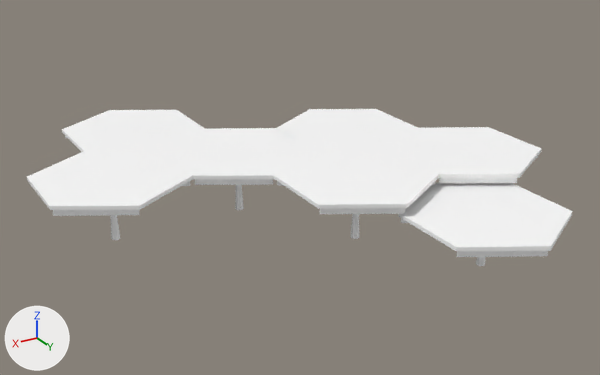
What one commit did to the FBX model Assets/Art/Static Meshes/City/Buildings/Unique/SM_PublicBathroom_Canopy.fbx.
Before and after are seen from a 50 mm camera at (55.5, 62.2, 39.7) aimed at (12.5, -9.5, 3.9). Every picture has the same lights, and +X, +Y and +Z are marked at lower left. The picture after the commit comes second. Where no turn or scale is listed for an object, it has been applied to the vertices.

Names of what the first picture shows: 'SM_PublicBathroom_Canopy'.
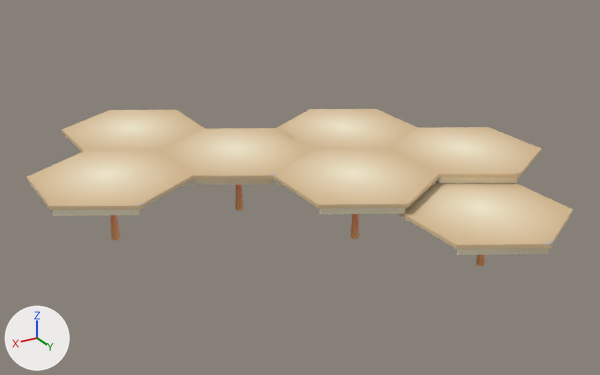
Where the newer file only moved an object's origin or applied its transform, the numbers keep the older frame.

Location of each change, (x1, y1, x2, y2) in pixels of the pictures (600 x 375 px):
'SM_PublicBathroom_Canopy', recoloured (white to beige)
    both: (27, 109, 573, 266)

What the commit changed:
Picture 'T_Atlas_Buildings_BC.png' (img_t_atlas_buildings_bc_png) is new.
Material 'Material #36.076' (mat_material__36_076) is new.
Its texture is img_t_atlas_buildings_bc_png.
Its roughness is 0.553.
me_mesh_003 has 582 vertices, 536 faces and spans x -24.1..27.2, y -26.4..27.4, z 0.0..7.2.
me_mesh_003 no longer uses material mat_material__26 (white #ffffff).
me_mesh_003 gains material mat_material__36_076 (picture img_t_atlas_buildings_bc_png).
